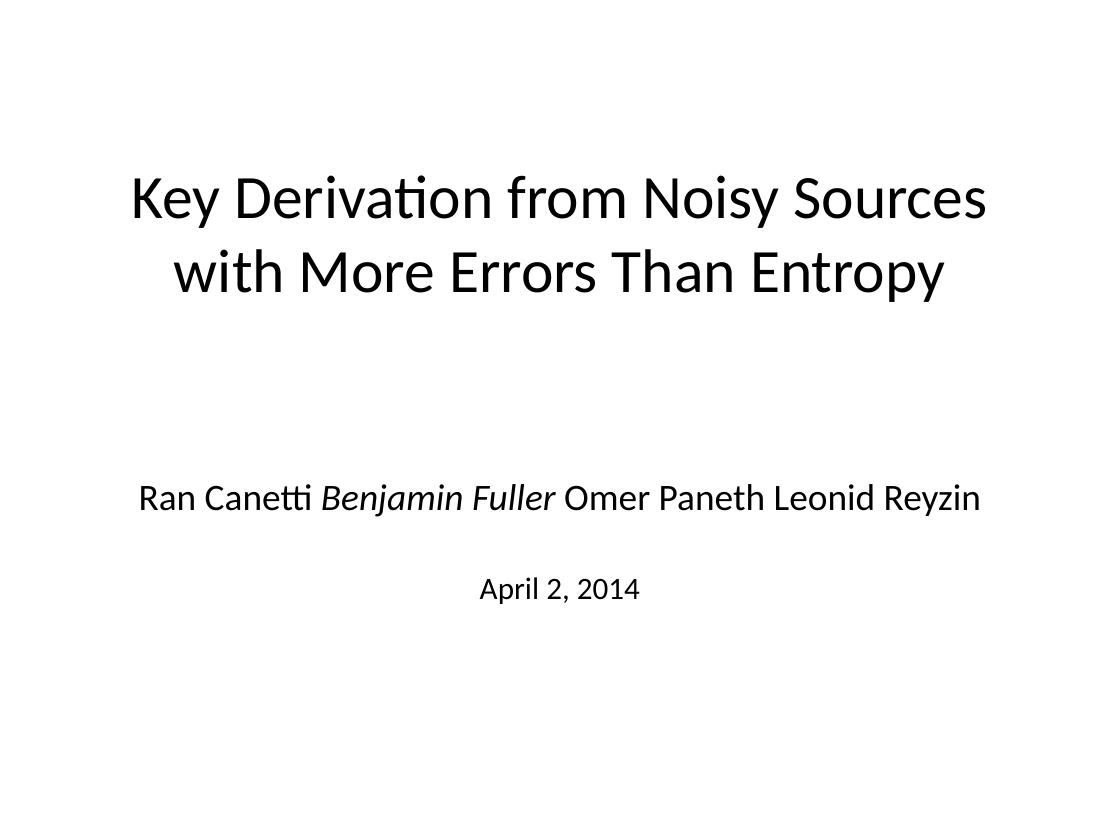
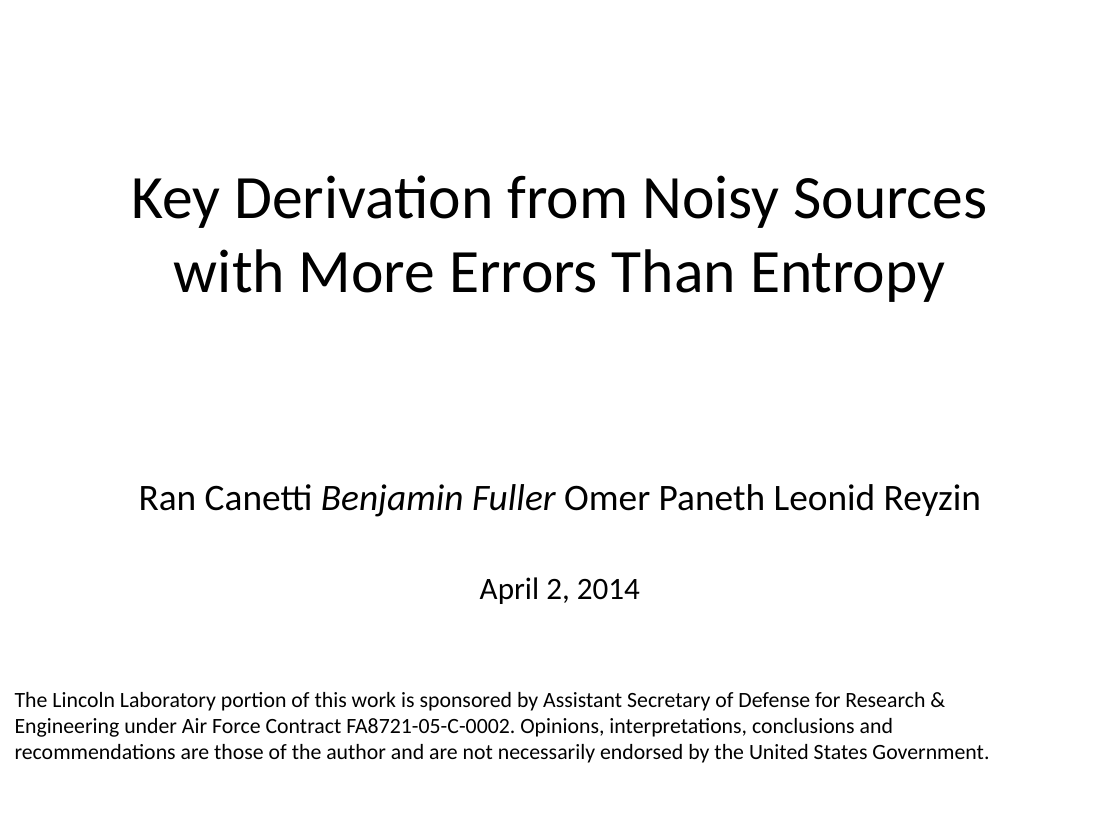
Before and after one commit to xianruimeng/comp-fuzzy-ext, a slide deck: slide 1 of constantRate/KeyDerivationWithNegativeUsable.pptx. Drawn at 1120x840 pixels with LibreOffice and Linux fonts; fonts in the diff are those of the drawing. Boxes give left, top, right and bottom in pixels: in the first picture for what was removed or moved away, otherwise in the second. Text is boxed around its words. In the diff, an @@ line names an element or a change of style, - is before the commit and + after.

```diff
--- a/constantRate/KeyDerivationWithNegativeUsable.pptx
+++ b/constantRate/KeyDerivationWithNegativeUsable.pptx
@@ text added at bbox=[15, 692, 989, 763], 14 pt, text #000000 @@
+The Lincoln Laboratory portion of this work is sponsored by Assistant Secretary of Defense for Research & Engineering under Air Force Contract FA8721-05-C-0002. Opinions, interpretations, conclusions and recommendations are those of the author and are not necessarily endorsed by the United States Government.
```
Also in this commit, not shown: 36 other slides changed.
